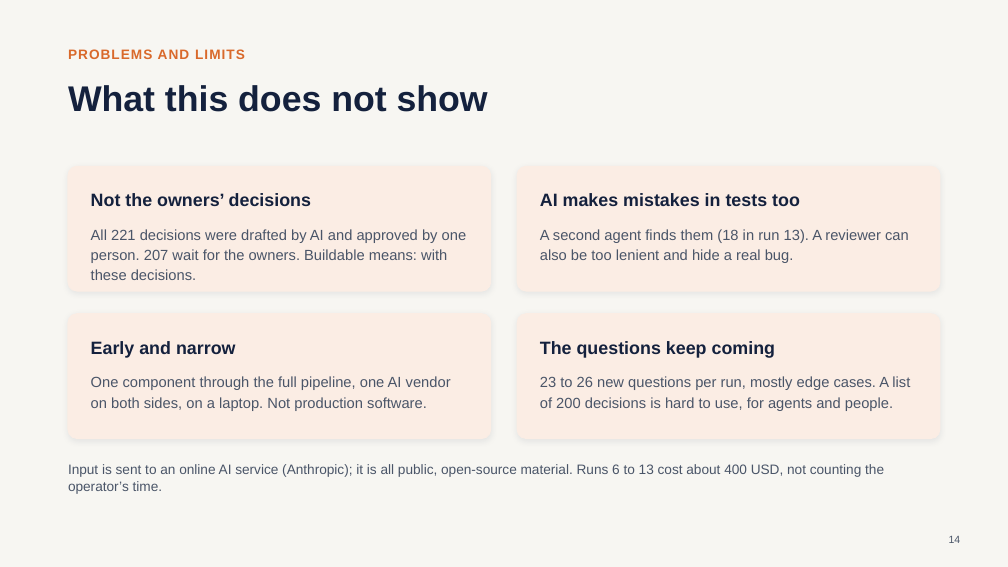
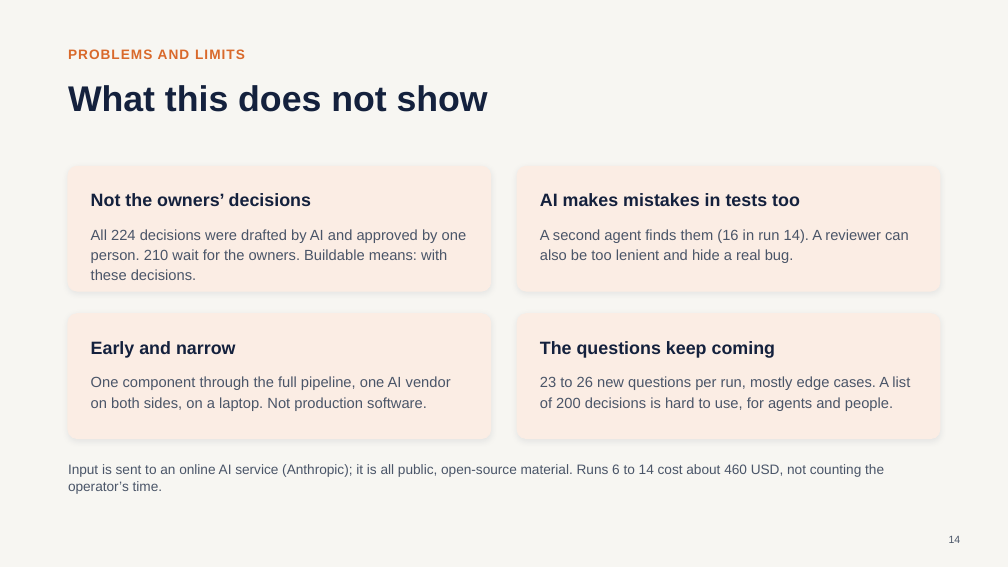
Before and after one commit to barrynauta/simpl-local, a slide deck: slide 14 of simpl-spec-factory/presentations/spec-factory-simpl.pptx. Drawn at 1008x567 pixels with LibreOffice and Linux fonts; fonts in the diff are those of the drawing. Boxes give left, top, right and bottom in pixels: in the first picture for what was removed or moved away, otherwise in the second. Text is boxed around its words. In the diff, an @@ line names an element or a change of style, - is before the commit and + after.

```diff
--- a/simpl-spec-factory/presentations/spec-factory-simpl.pptx
+++ b/simpl-spec-factory/presentations/spec-factory-simpl.pptx
@@ text at (x1=91, y1=229, x2=467, y2=280): text changed @@
-All 221 decisions were drafted by AI and approved by one person. 207 wait for the owners. Buildable means: with these decisions.
+All 224 decisions were drafted by AI and approved by one person. 210 wait for the owners. Buildable means: with these decisions.
@@ text at (x1=540, y1=229, x2=909, y2=263): text changed @@
-A second agent finds them (18 in run 13). A reviewer can also be too lenient and hide a real bug.
+A second agent finds them (16 in run 14). A reviewer can also be too lenient and hide a real bug.
@@ text at (x1=68, y1=464, x2=884, y2=494): text changed @@
-Input is sent to an online AI service (Anthropic); it is all public, open-source material. Runs 6 to 13 cost about 400 USD, not counting the operator’s time.
+Input is sent to an online AI service (Anthropic); it is all public, open-source material. Runs 6 to 14 cost about 460 USD, not counting the operator’s time.
```
Also in this commit, not shown: 6 other slides changed, 3 other files.
